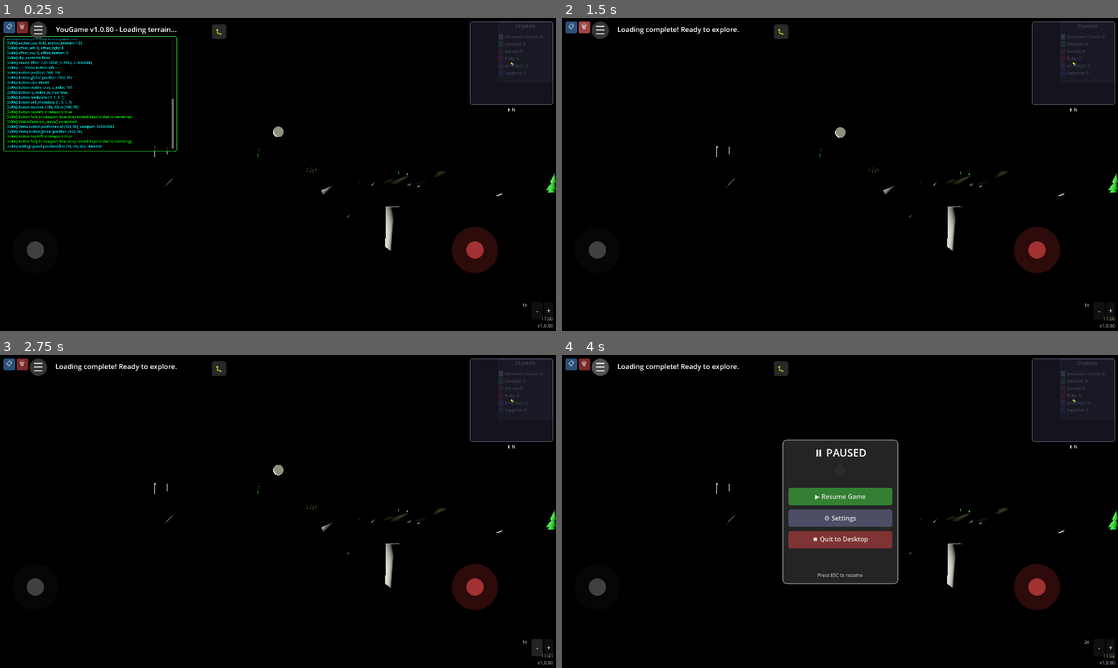
Above: before the commit, frames 1-4 (two rows, left to right).
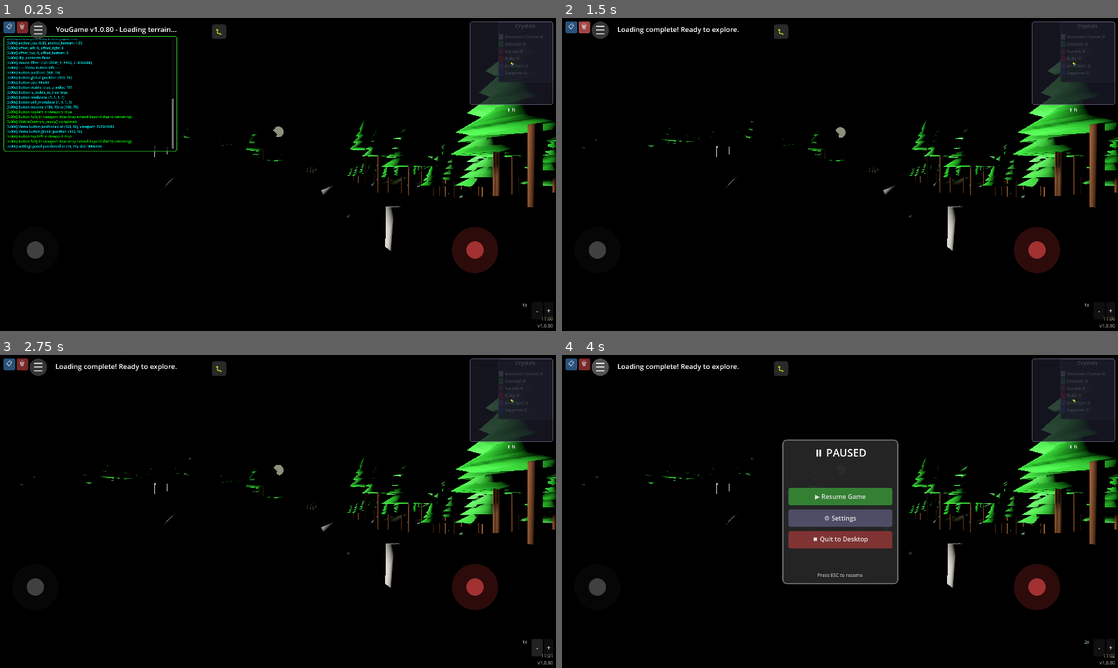
Above: after the commit, the same moments.

Repository: felix-dieterle/YouGame_godot4_public
Game: Godot game, scene res://scenes/main.tscn
Same seed, same stepped clock (60 frames per second), same inputs: the game is played once before the commit and once after it.
Inputs:
- Up to frame 1 (0.25 s): no input
- Up to frame 2 (1.5 s): click "📋" at 0.5 s; click "🗑" at 1.25 s
- Up to frame 3 (2.75 s): click "-" at 2 s
- Up to frame 4 (4 s): click "+" at 2.75 s; click "☰" at 3.5 s

The runs differ from the first frame. In frame 1, 3.9% of the frame differs, in the area x 6-100%, y 13-61%; in frame 2, 3.9%, in the area x 3-100%, y 13-61%; in frame 3, 3.9%; in frame 4, 3.9%.

Commit message:
Implement larger forests with larger, improved trees
Co-authored-by: felix-dieterle <1490062+felix-dieterle@users.noreply.github.com>

Diff:
--- a/scripts/chunk.gd
+++ b/scripts/chunk.gd
@@ -899,8 +899,8 @@
             sample_count += 1
 
     avg_influence /= sample_count
-    # Increased multiplier from 0.02 to 0.05 for denser forests
-    var tree_count = int(chunk_area * cluster.density * avg_influence * 0.05)
+    # Increased multiplier from 0.05 to 0.08 for significantly denser forests
+    var tree_count = int(chunk_area * cluster.density * avg_influence * 0.08)
 
     # Place trees
     for i in range(tree_count):
--- a/scripts/cluster_system.gd
+++ b/scripts/cluster_system.gd
@@ -38,10 +38,10 @@
 static var all_clusters: Dictionary = {}  # Key: cluster_id, Value: ClusterData
 static var next_cluster_id: int = 0
 
-# Constants
+# Constants - Increased for larger, more prominent forests
 const CHUNK_SIZE = 32  # Must match Chunk.CHUNK_SIZE
-const FOREST_MIN_RADIUS = 15.0
-const FOREST_MAX_RADIUS = 40.0
+const FOREST_MIN_RADIUS = 30.0  # Increased from 15.0 for larger forests
+const FOREST_MAX_RADIUS = 70.0  # Increased from 40.0 for much larger forests
 const SETTLEMENT_MIN_RADIUS = 12.0
 const SETTLEMENT_MAX_RADIUS = 25.0
 
@@ -116,7 +116,7 @@
     )
 
     var radius = rng.randf_range(FOREST_MIN_RADIUS, FOREST_MAX_RADIUS)
-    var density = rng.randf_range(0.5, 1.0)  # Increased density for proper forests
+    var density = rng.randf_range(0.7, 1.0)  # Increased from 0.5-1.0 for denser forests
 
     var cluster = ClusterData.new(
         cluster_id,
--- a/scripts/procedural_models.gd
+++ b/scripts/procedural_models.gd
@@ -9,11 +9,11 @@
 ## - Rocks (for terrain decoration)
 ## All models are optimized for mobile rendering
 
-# Tree generation constants
-const TREE_TRUNK_HEIGHT = 2.0
-const TREE_TRUNK_RADIUS = 0.15
-const TREE_CANOPY_RADIUS = 1.2
-const TREE_CANOPY_HEIGHT = 2.5
+# Tree generation constants - Increased for larger, more prominent trees
+const TREE_TRUNK_HEIGHT = 4.0  # Increased from 2.0 for taller trees
+const TREE_TRUNK_RADIUS = 0.25  # Increased from 0.15 for thicker trunks
+const TREE_CANOPY_RADIUS = 2.5  # Increased from 1.2 for wider canopies
+const TREE_CANOPY_HEIGHT = 4.5  # Increased from 2.5 for taller canopies
 const TREE_TRUNK_SEGMENTS = 6
 const TREE_CANOPY_SEGMENTS = 8
 
@@ -90,39 +90,55 @@
     surface_tool.generate_normals()
     return surface_tool.commit()
 
-## Create a conifer (pine/spruce) tree
+## Create a conifer (pine/spruce) tree with enhanced realism
 static func _create_conifer_tree(st: SurfaceTool, rng: RandomNumberGenerator):
-    var trunk_height = TREE_TRUNK_HEIGHT * rng.randf_range(1.2, 1.5)
-    var base_radius = TREE_CANOPY_RADIUS * rng.randf_range(0.6, 0.8)
-
-    # Trunk (brown cylinder)
-    _add_cylinder(st, Vector3.ZERO, trunk_height, TREE_TRUNK_RADIUS * 0.8,
-                  TREE_TRUNK_SEGMENTS, Color(0.35, 0.22, 0.13))
-
-    # Multiple cone layers for conifer shape
+    var trunk_height = TREE_TRUNK_HEIGHT * rng.randf_range(1.3, 1.6)  # Taller trunks for conifers
+    var base_radius = TREE_CANOPY_RADIUS * rng.randf_range(0.7, 0.9)
+
+    # Trunk (brown cylinder with darker brown for conifers)
+    _add_cylinder(st, Vector3.ZERO, trunk_height, TREE_TRUNK_RADIUS * 0.9,
+                  TREE_TRUNK_SEGMENTS, Color(0.3, 0.18, 0.10))
+
+    # Multiple cone layers for classic conifer shape - more layers for better appearance
+    var layer_count = 4  # Increased from 3 for fuller trees
+    for i in range(layer_count):
+        var layer_height = trunk_height + i * 0.9
+        var cone_height = 1.8  # Taller cone sections
+        var cone_radius = base_radius * (1.0 - i * 0.2)  # Gradual taper
+        var green_shade = rng.randf_range(0.12, 0.20)  # Darker greens for conifers
+        _add_cone(st, Vector3(0, layer_height, 0), cone_height,
+                  cone_radius, TREE_CANOPY_SEGMENTS, Color(green_shade, 0.45 + green_shade, green_shade))
+
+## Create a broad-leaf tree with improved multi-layer canopy
+static func _create_broadleaf_tree(st: SurfaceTool, rng: RandomNumberGenerator):
+    var trunk_height = TREE_TRUNK_HEIGHT * rng.randf_range(1.1, 1.4)  # Taller trunks for broadleaf
+    var base_radius = TREE_CANOPY_RADIUS * rng.randf_range(0.9, 1.2)
+
+    # Trunk (brown cylinder with slight variation)
+    var trunk_brown = Color(0.35, 0.22, 0.14)
+    _add_cylinder(st, Vector3.ZERO, trunk_height, TREE_TRUNK_RADIUS * 1.2,
+                  TREE_TRUNK_SEGMENTS, trunk_brown)
+
+    # Multi-layer rounded canopy for realistic broadleaf appearance
+    # Use overlapping spherical shapes to create a fuller, more natural canopy
     var layer_count = 3
+    var green_base = rng.randf_range(0.15, 0.25)
+
     for i in range(layer_count):
-        var layer_height = trunk_height + i * 0.8
-        var cone_height = 1.5
-        var cone_radius = base_radius * (1.0 - i * 0.25)
-        var green_shade = rng.randf_range(0.15, 0.25)
+        # Layers positioned to create rounded canopy shape
+        var layer_height = trunk_height + i * 1.2 - 0.3
+        var layer_radius = base_radius * (1.2 - i * 0.2)  # Slightly smaller as we go up
+        var cone_height = 2.2
+
+        # Vary green shades for depth and realism
+        var green_shade = Color(green_base + i * 0.03, 0.5 + green_base + i * 0.02, green_base + i * 0.03)
         _add_cone(st, Vector3(0, layer_height, 0), cone_height,
-                  cone_radius, TREE_CANOPY_SEGMENTS, Color(green_shade, 0.5 + green_shade, green_shade))
-
-## Create a broad-leaf tree (original style)
-static func _create_broadleaf_tree(st: SurfaceTool, rng: RandomNumberGenerator):
-    var trunk_height = TREE_TRUNK_HEIGHT * rng.randf_range(0.9, 1.1)
-    var canopy_radius = TREE_CANOPY_RADIUS * rng.randf_range(0.8, 1.2)
-    var canopy_height = TREE_CANOPY_HEIGHT * rng.randf_range(0.9, 1.1)
-
-    # Trunk (brown cylinder)
-    _add_cylinder(st, Vector3.ZERO, trunk_height, TREE_TRUNK_RADIUS,
-                  TREE_TRUNK_SEGMENTS, Color(0.4, 0.25, 0.15))
-
-    # Canopy (green cone)
-    var green_variation = rng.randf_range(-0.1, 0.1)
-    _add_cone(st, Vector3(0, trunk_height, 0), canopy_height,
-              canopy_radius, TREE_CANOPY_SEGMENTS, Color(0.2 + green_variation, 0.6 + green_variation, 0.2 + green_variation))
+                  layer_radius, TREE_CANOPY_SEGMENTS, green_shade)
+
+    # Add top crown cone for rounded top
+    var crown_height = trunk_height + (layer_count - 1) * 1.2 + 1.0
+    _add_cone(st, Vector3(0, crown_height, 0), 1.5,
+              base_radius * 0.7, TREE_CANOPY_SEGMENTS, Color(green_base + 0.1, 0.55 + green_base, green_base + 0.1))
 
 ## Create a small bush
 static func _create_small_bush(st: SurfaceTool, rng: RandomNumberGenerator):
